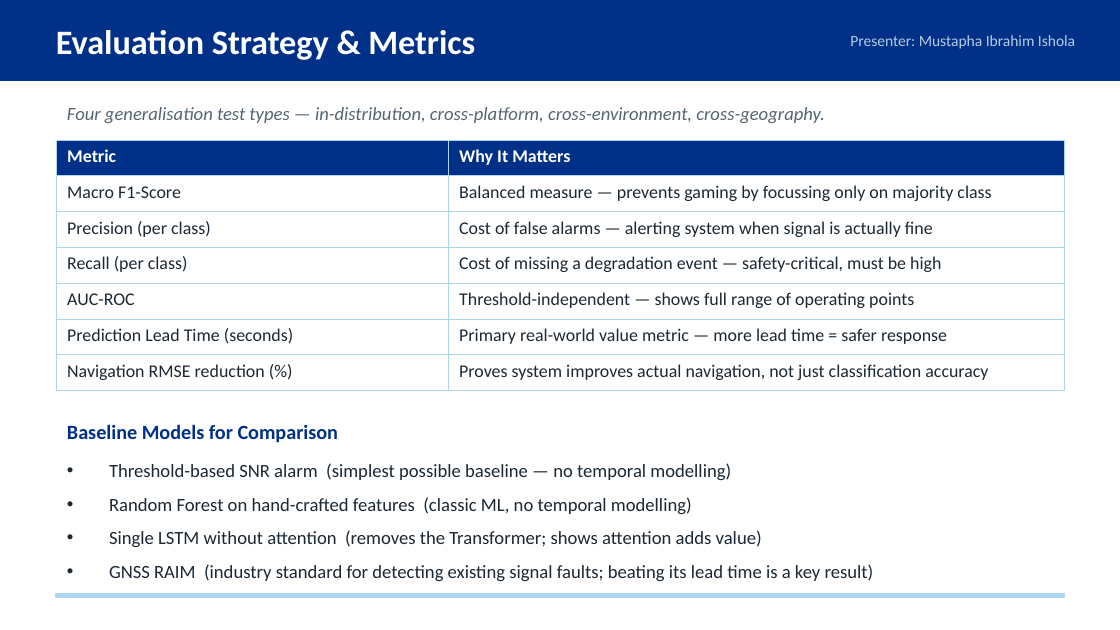
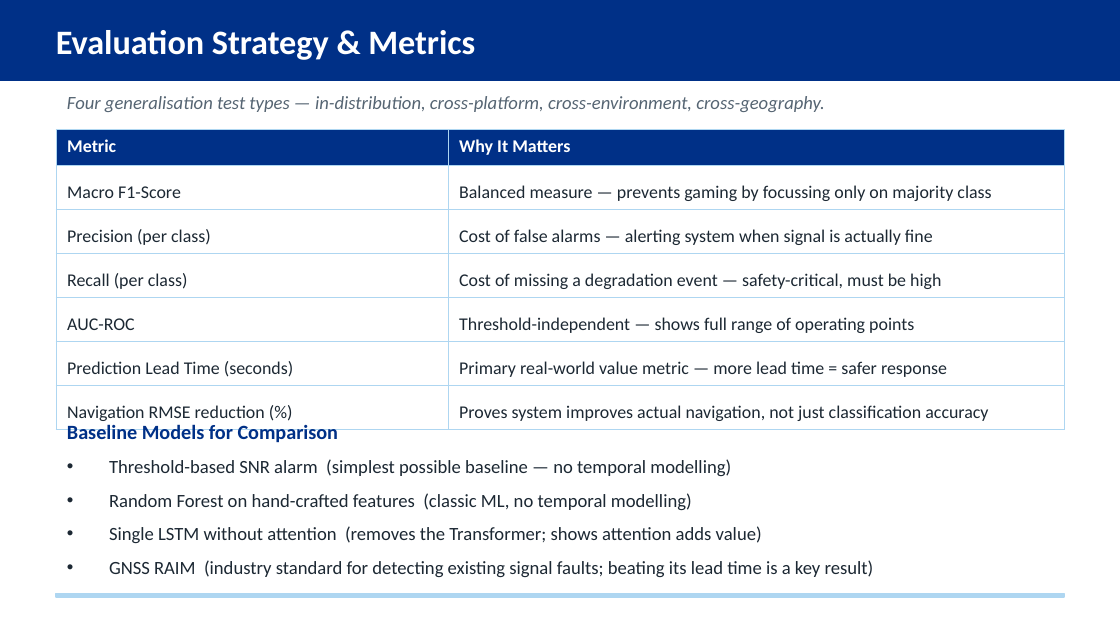
Before and after one commit to Jorshuare/AI-Based-Prediction-for-GNSS-Signal-Degradation, a slide deck: slide 15 of proposal/Presentations/GNSS_Proposal_Presentation.pptx (slide 13 before the commit). Drawn at 1120x630 pixels with LibreOffice and Linux fonts; fonts in the diff are those of the drawing. Boxes give left, top, right and bottom in pixels: in the first picture for what was removed or moved away, otherwise in the second. Text is boxed around its words. In the diff, an @@ line names an element or a change of style, - is before the commit and + after.

```diff
--- a/proposal/Presentations/GNSS_Proposal_Presentation.pptx
+++ b/proposal/Presentations/GNSS_Proposal_Presentation.pptx
@@ text removed at [850,35,1075,49] @@
-Presenter: Mustapha Ibrahim Ishola
@@ text "Four generalisation test types — ...": place and size @@
-text "Four generalisation test types — ..." at [67,107,824,123]
+text "Four generalisation test types — ..." at [67,96,824,112]
@@ table at [56,130,1064,425] @@
@@ line spacing 1 to 1.5 @@
@@ table: place and size @@
-table at [56,140,1064,391]
+table at [56,130,1064,425]
@@ text "Threshold-based SNR alarm (simplest possible ...": place and size @@
-text "Threshold-based SNR alarm (simplest possible ..." at [109,463,874,581]
+text "Threshold-based SNR alarm (simplest possible ..." at [109,459,874,577]
```
Also in this commit, not shown: 19 other slides changed, 3 slides added, 20 other files.
